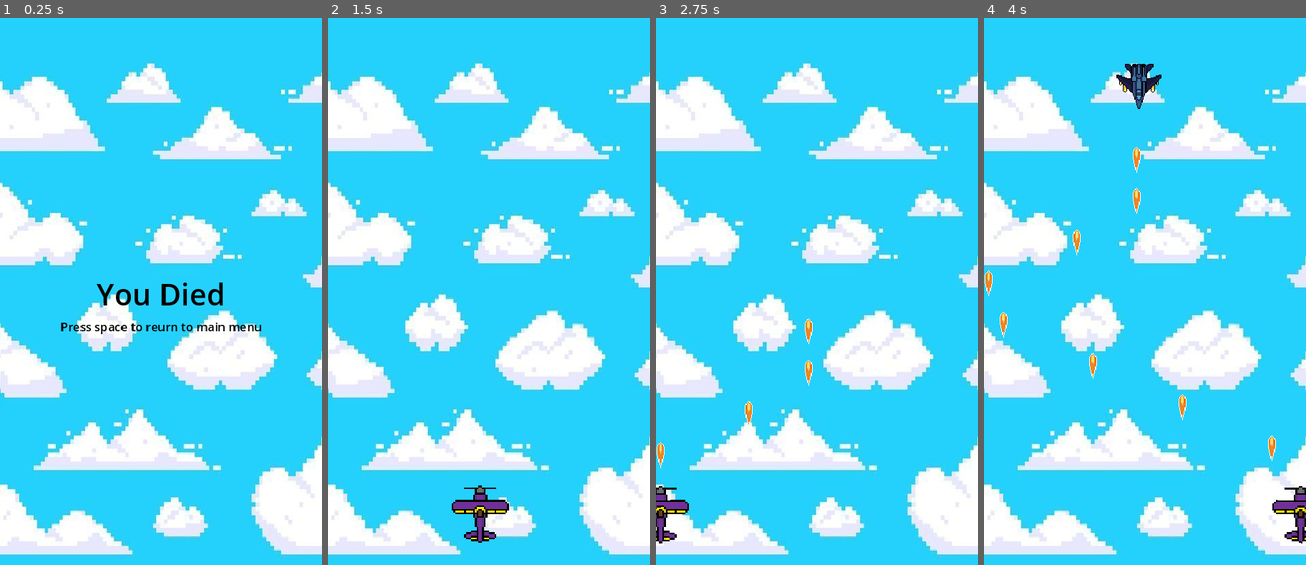
Above: before the commit, frames 1-4 (left to right).
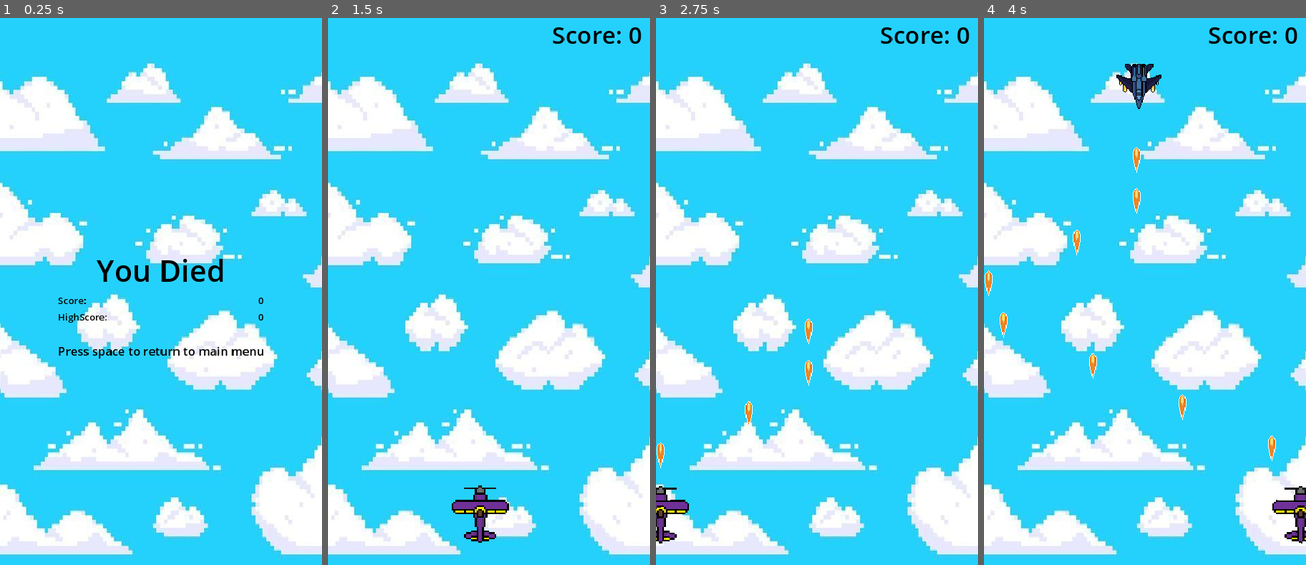
Above: after the commit, the same moments.

Repository: edmundyu2008/LeBombJames
Game: Godot game, scene res://UI/you_died.tscn
Same seed, same stepped clock (60 frames per second), same inputs: the game is played once before the commit and once after it. This scene is started directly instead of the project's main scene.
Inputs (mouse positions are in pixels of both pictures, inside the frame that each line leads up to):
- Up to frame 1 (0.25 s): no input
- Up to frame 2 (1.5 s): tap Space at 0.5 s; hold Right (ui_right) 0.53-1.25 s; tap Enter (ui_accept) at 0.6, 0.77, 1.07 s; click (418, 313) at 1.25 s
- Up to frame 3 (2.75 s): hold Left (ui_left) from 2.03 s (still down); tap Enter (ui_accept) at 2.1, 2.27, 2.57 s
- Up to frame 4 (4 s): release Left (ui_left) at 2.78 s; hold Right (ui_right) from 2.78 s (still down); tap Enter (ui_accept) at 2.85, 3.6, 3.77 s

The runs differ from the first frame. In frame 1, 2.3% of the frame differs, in the area x 18-82%, y 44-63%; in frame 2, 0.3%; in frame 3, 0.3%; in frame 4, 0.3%.

Commit message:
p13,14:08resourcestashcreated

Diff:
--- /dev/null
+++ b/ResourceStash.gd
@@ -0,0 +1,11 @@
+extends Node
+
+
+# Called when the node enters the scene tree for the first time.
+func _ready() -> void:
+	pass # Replace with function body.
+
+
+# Called every frame. 'delta' is the elapsed time since the previous frame.
+func _process(delta: float) -> void:
+	pass
--- a/UI/you_died.gd
+++ b/UI/you_died.gd
@@ -1,5 +1,17 @@
 extends Control
+
+@export var game_stats: GameStats
+
+@onready var score_value: Label = %ScoreValue
+@onready var highscore_value: Label = %HighScoreValue
+
+func _ready() -> void:
+	if game_stats.score > game_stats.highscore:
+		game_stats.highscore = game_stats.score
+	score_value.text = str(game_stats.score)
+	highscore_value.text = str(game_stats.highscore)
 
 func _process(delta: float) -> void:
 	if Input.is_action_just_pressed("ui_accept"):
+		game_stats.score = 0
 		get_tree().change_scene_to_file("res://UI/main_menu.tscn")
--- a/UI/you_died.tscn
+++ b/UI/you_died.tscn
@@ -1,7 +1,8 @@
-[gd_scene load_steps=3 format=3 uid="uid://d4ja00xnw3coh"]
+[gd_scene load_steps=4 format=3 uid="uid://d4ja00xnw3coh"]
 
 [ext_resource type="Script" path="res://UI/you_died.gd" id="1_fyss8"]
 [ext_resource type="Texture2D" uid="uid://ckm2fgpaiol5h" path="res://gamebg.jpg" id="1_x420y"]
+[ext_resource type="Resource" uid="uid://crfoy43it46ev" path="res://game_stats.tres" id="2_xpl2k"]
 
 [node name="YouDied" type="Control"]
 layout_mode = 3
@@ -11,6 +12,7 @@
 grow_horizontal = 2
 grow_vertical = 2
 script = ExtResource("1_fyss8")
+game_stats = ExtResource("2_xpl2k")
 
 [node name="TextureRect" type="TextureRect" parent="."]
 layout_mode = 0
@@ -36,9 +38,45 @@
 text = "You Died"
 horizontal_alignment = 1
 
+[node name="ScoreHBoxContainer" type="HBoxContainer" parent="CenterContainer/VBoxContainer"]
+layout_mode = 2
+
+[node name="Score" type="Label" parent="CenterContainer/VBoxContainer/ScoreHBoxContainer"]
+layout_mode = 2
+theme_override_colors/font_color = Color(0, 0, 0, 1)
+text = "Score:"
+
+[node name="ScoreValue" type="Label" parent="CenterContainer/VBoxContainer/ScoreHBoxContainer"]
+unique_name_in_owner = true
+layout_mode = 2
+size_flags_horizontal = 10
+size_flags_vertical = 1
+theme_override_colors/font_color = Color(0, 0, 0, 1)
+text = "0"
+
+[node name="HighScoreHBoxContainer" type="HBoxContainer" parent="CenterContainer/VBoxContainer"]
+layout_mode = 2
+
+[node name="HighScore" type="Label" parent="CenterContainer/VBoxContainer/HighScoreHBoxContainer"]
+layout_mode = 2
+theme_override_colors/font_color = Color(0, 0, 0, 1)
+text = "HighScore:"
+
+[node name="HighScoreValue" type="Label" parent="CenterContainer/VBoxContainer/HighScoreHBoxContainer"]
+unique_name_in_owner = true
+layout_mode = 2
+size_flags_horizontal = 10
+theme_override_colors/font_color = Color(0, 0, 0, 1)
+text = "0"
+
+[node name="Label" type="Label" parent="CenterContainer/VBoxContainer"]
+layout_mode = 2
+text = "
+"
+
 [node name="MenuLabel" type="Label" parent="CenterContainer/VBoxContainer"]
 layout_mode = 2
 theme_override_colors/font_color = Color(0, 0, 0, 1)
 theme_override_font_sizes/font_size = 20
-text = "Press space to reurn to main menu"
+text = "Press space to return to main menu"
 horizontal_alignment = 1
--- /dev/null
+++ b/components/score_component.gd
@@ -0,0 +1,9 @@
+class_name ScoreComponent
+extends Node
+
+@export var game_stats: GameStats
+
+@export var adjust_amount = 1
+
+func adjust_score(amount:int = adjust_amount):
+	game_stats.score += amount
--- /dev/null
+++ b/game_stats.gd
@@ -0,0 +1,12 @@
+class_name GameStats
+
+extends Resource
+
+@export var score: int = 0 :
+	set(value):
+		score = value
+		score_changed.emit(score)
+
+@export var highscore: int = 0
+
+signal score_changed(new_score)
--- /dev/null
+++ b/game_stats.tres
@@ -0,0 +1,8 @@
+[gd_resource type="Resource" script_class="GameStats" load_steps=2 format=3 uid="uid://crfoy43it46ev"]
+
+[ext_resource type="Script" path="res://game_stats.gd" id="1_3682l"]
+
+[resource]
+script = ExtResource("1_3682l")
+score = 0
+highscore = 0
--- a/main.gd
+++ b/main.gd
@@ -1,9 +1,18 @@
 extends Node2D
 
+@export var game_stats: GameStats
+
 @onready var plane: Node2D = $Plane
+@onready var score_label: Label = $ScoreLabel
 
 func _ready() -> void:
+	update_score_label(game_stats.score)
+	game_stats.score_changed.connect(update_score_label)
+
 	plane.tree_exiting.connect(func():
 		await get_tree().create_timer(1.0).timeout
 		get_tree().change_scene_to_file("res://UI/you_died.tscn")
 		)
+
+func update_score_label(new_score: int) -> void:
+	score_label.text = "Score: " + str(new_score)
--- a/main.tscn
+++ b/main.tscn
@@ -1,12 +1,14 @@
-[gd_scene load_steps=5 format=3 uid="uid://sgq6lpm8oo6y"]
+[gd_scene load_steps=6 format=3 uid="uid://sgq6lpm8oo6y"]
 
 [ext_resource type="Script" path="res://main.gd" id="1_0qyg6"]
 [ext_resource type="Texture2D" uid="uid://ckm2fgpaiol5h" path="res://gamebg.jpg" id="1_g5nok"]
 [ext_resource type="PackedScene" uid="uid://cltw1jastd5q3" path="res://player_plane/plane.tscn" id="2_31cqr"]
+[ext_resource type="Resource" uid="uid://crfoy43it46ev" path="res://game_stats.tres" id="2_yk8ov"]
 [ext_resource type="PackedScene" uid="uid://cay4vl7nga5bg" path="res://opps/opp_generator.tscn" id="3_jg6w0"]
 
 [node name="Game" type="Node2D"]
 script = ExtResource("1_0qyg6")
+game_stats = ExtResource("2_yk8ov")
 
 [node name="TextureRect" type="TextureRect" parent="."]
 offset_right = 540.0
@@ -17,3 +19,11 @@
 position = Vector2(256, 832)
 
 [node name="OppGenerator" parent="." instance=ExtResource("3_jg6w0")]
+
+[node name="ScoreLabel" type="Label" parent="."]
+offset_left = 376.0
+offset_right = 502.0
+offset_bottom = 55.0
+theme_override_colors/font_color = Color(0, 0, 0, 1)
+theme_override_font_sizes/font_size = 40
+text = "SCORE"
--- a/opps/enemydallas.gd
+++ b/opps/enemydallas.gd
@@ -5,7 +5,11 @@
 @onready var visible_on_screen_notifier_2d: VisibleOnScreenNotifier2D = $VisibleOnScreenNotifier2D
 @onready var hurtbox_component: HurtboxComponent = $HurtboxComponent as HurtboxComponent
 @onready var hitbox_component: HitboxComponent = $HitboxComponent as HitboxComponent
+@onready var score_component: ScoreComponent = $ScoreComponent as ScoreComponent
 
 func _ready() -> void:
+	stats_component.no_health.connect(func():
+		score_component.adjust_score()
+	)
 	visible_on_screen_notifier_2d.screen_exited.connect(queue_free)
 	stats_component.no_health.connect(queue_free)
--- a/opps/opps_dallas.gd
+++ b/opps/opps_dallas.gd
@@ -4,8 +4,12 @@
 @onready var visible_on_screen_notifier_2d: VisibleOnScreenNotifier2D = $VisibleOnScreenNotifier2D
 @onready var hurtbox_component: HurtboxComponent = $HurtboxComponent as HurtboxComponent
 @onready var hitbox_component: HitboxComponent = $HitboxComponent as HitboxComponent
+@onready var score_component: ScoreComponent = $ScoreComponent as ScoreComponent
 
 func _ready() -> void:
+	stats_component.no_health.connect(func():
+		score_component.adjust_score()
+	)
 	visible_on_screen_notifier_2d.screen_exited.connect(queue_free)
 	stats_component.no_health.connect(queue_free)
 	hitbox_component.hit_hurtbox.connect(queue_free)
--- a/opps/opps_dallas.tscn
+++ b/opps/opps_dallas.tscn
@@ -1,12 +1,16 @@
-[gd_scene load_steps=6 format=3 uid="uid://dp7fxb1kkrl7r"]
+[gd_scene load_steps=9 format=3 uid="uid://dp7fxb1kkrl7r"]
 
+[ext_resource type="Script" path="res://opps/opps_dallas.gd" id="1_6l156"]
 [ext_resource type="Script" path="res://components/stats_component.gd" id="1_bvenw"]
 [ext_resource type="Script" path="res://components/move_component.gd" id="2_14xhu"]
 [ext_resource type="Script" path="res://components/hurtbox_component.gd" id="3_bk4u8"]
 [ext_resource type="Script" path="res://components/hitbox_component.gd" id="4_q7e25"]
 [ext_resource type="Script" path="res://components/hurt_component.gd" id="5_mknra"]
+[ext_resource type="Script" path="res://components/score_component.gd" id="7_c4525"]
+[ext_resource type="Resource" uid="uid://crfoy43it46ev" path="res://game_stats.tres" id="8_32ne8"]
 
 [node name="OppsDallas" type="Node2D"]
+script = ExtResource("1_6l156")
 
 [node name="AnimatedSprite2D" type="AnimatedSprite2D" parent="."]
 
@@ -32,3 +36,7 @@
 script = ExtResource("5_mknra")
 stats_component = NodePath("../StatsComponent")
 hurtbox_component = NodePath("../HurtboxComponent")
+
+[node name="ScoreComponent" type="Node" parent="."]
+script = ExtResource("7_c4525")
+game_stats = ExtResource("8_32ne8")
